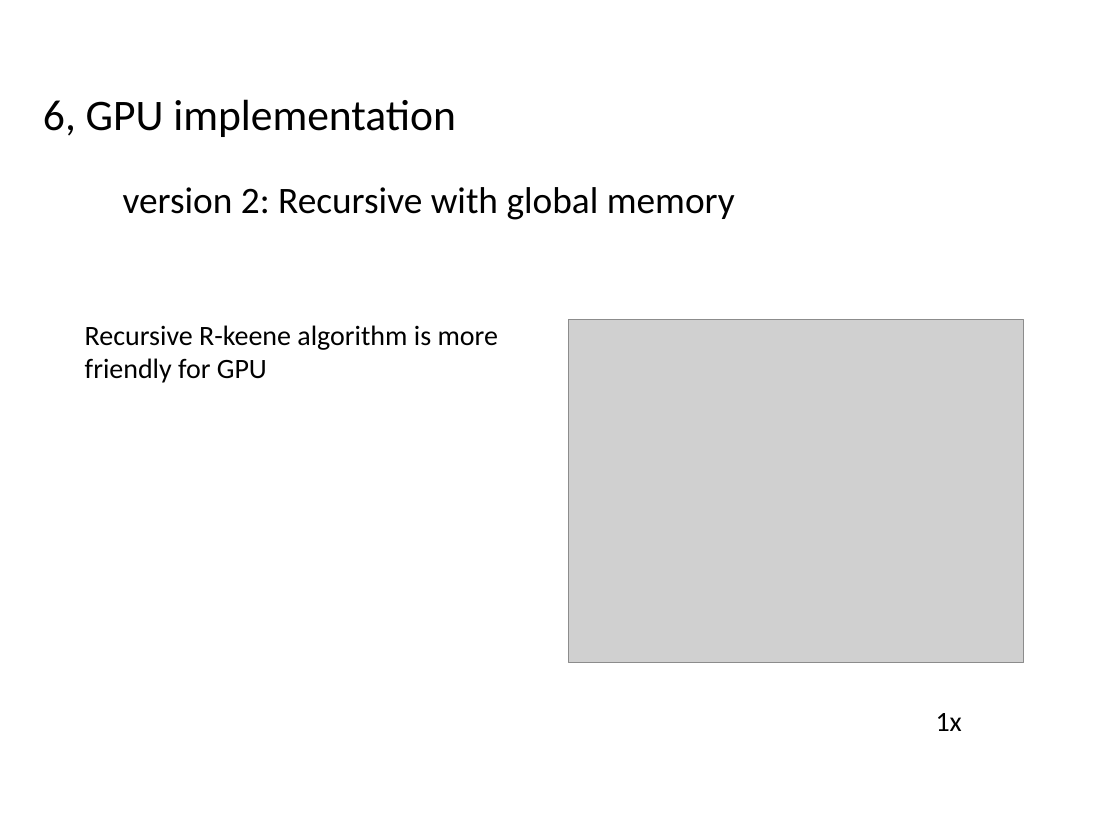
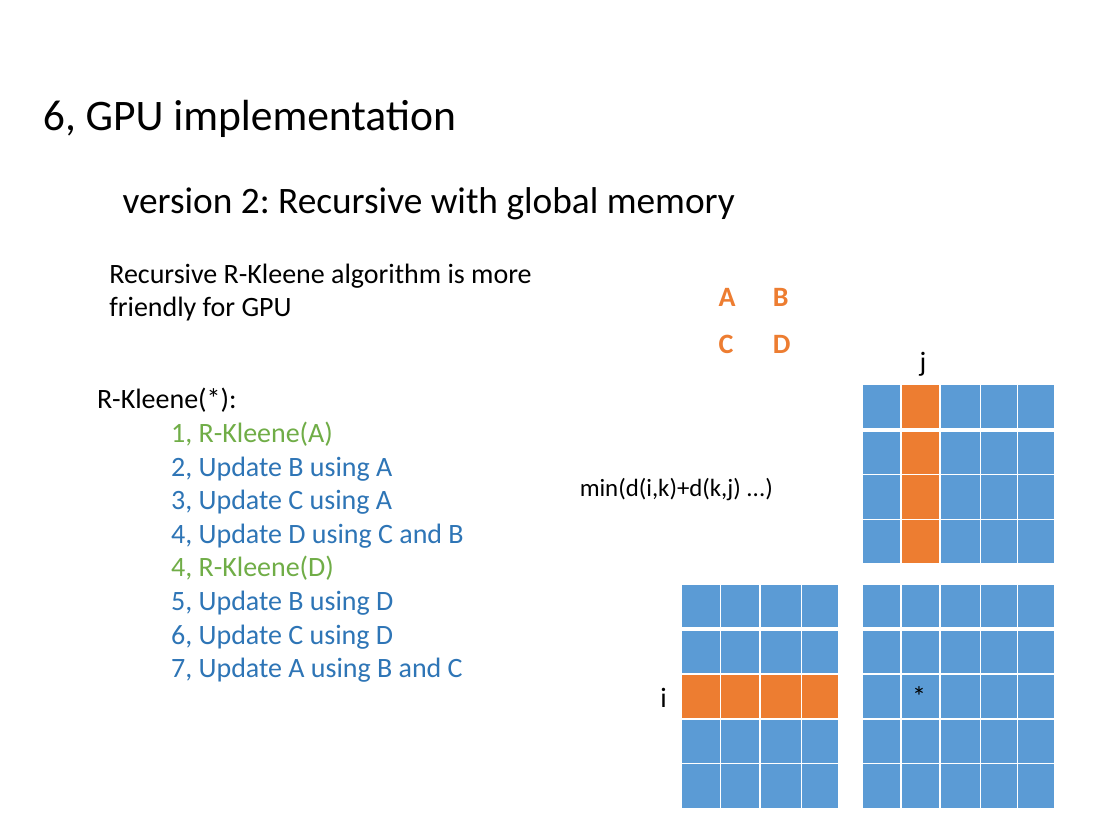
Before and after one commit to deyiaodiao/APSP_CUDA, a slide deck: slide 9 of report/CS677 Final Project.pptx. Drawn at 1120x840 pixels with LibreOffice and Linux fonts; fonts in the diff are those of the drawing; grey boxes stand for pictures. Boxes give left, top, right and bottom in pixels: in the first picture for what was removed or moved away, otherwise in the second. Text is boxed around its words. In the diff, an @@ line names an element or a change of style, - is before the commit and + after.

```diff
--- a/report/CS677 Final Project.pptx
+++ b/report/CS677 Final Project.pptx
@@ text at bbox=[109, 263, 531, 321]: text changed @@
-Recursive R-keene algorithm is more friendly for GPU
+Recursive R-Kleene algorithm is more friendly for GPU
@@ table added at bbox=[708, 274, 815, 367], 2 rows, 2 columns @@
+A | B
+C | D
@@ picture removed at bbox=[569, 320, 1024, 663] @@
@@ text added at bbox=[920, 352, 927, 376], 18 pt, text #000000 @@
+j
@@ text added at bbox=[97, 387, 463, 682], 18 pt, text #2E75B6 @@
+R-Kleene(*):
+1, R-Kleene(A)
+2, Update B using A
+3, Update C using A
+4, Update D using C and B
+4, R-Kleene(D)
+5, Update B using D
+6, Update C using D
+7, Update A using B and C
@@ table added at bbox=[862, 384, 1056, 563], 4 rows, 5 columns @@
+ |  |  |  | 
+ |  |  |  | 
+ |  |  |  | 
+ |  |  |  | 
@@ text added at bbox=[580, 478, 741, 501], 16 pt, text #000000 @@
+min(d(i,k)+d(k,j) ...)
@@ table added at bbox=[681, 584, 838, 808], 5 rows, 4 columns @@
+ |  |  | 
+ |  |  | 
+ |  |  | 
+ |  |  | 
+ |  |  | 
@@ table added at bbox=[862, 584, 1056, 808], 5 rows, 5 columns @@
+ |  |  |  | 
+ |  |  |  | 
+ | * |  |  | 
+ |  |  |  | 
+ |  |  |  | 
@@ text added at bbox=[660, 687, 666, 707], 18 pt, text #000000 @@
+i
@@ text removed at bbox=[936, 713, 962, 731] @@
-1x
```
Also in this commit, not shown: 12 other slides changed, 1 slide added, 3 other files.
